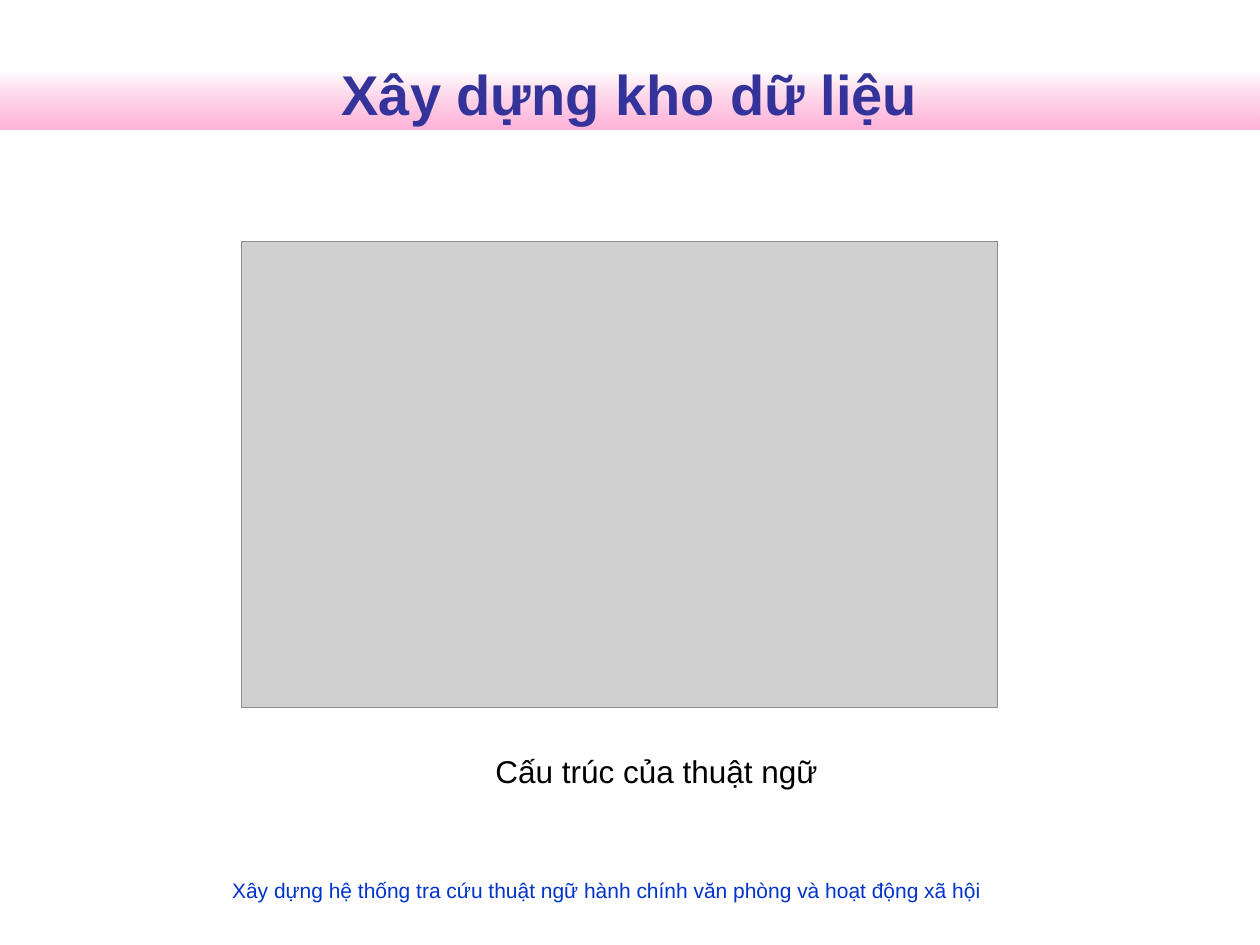
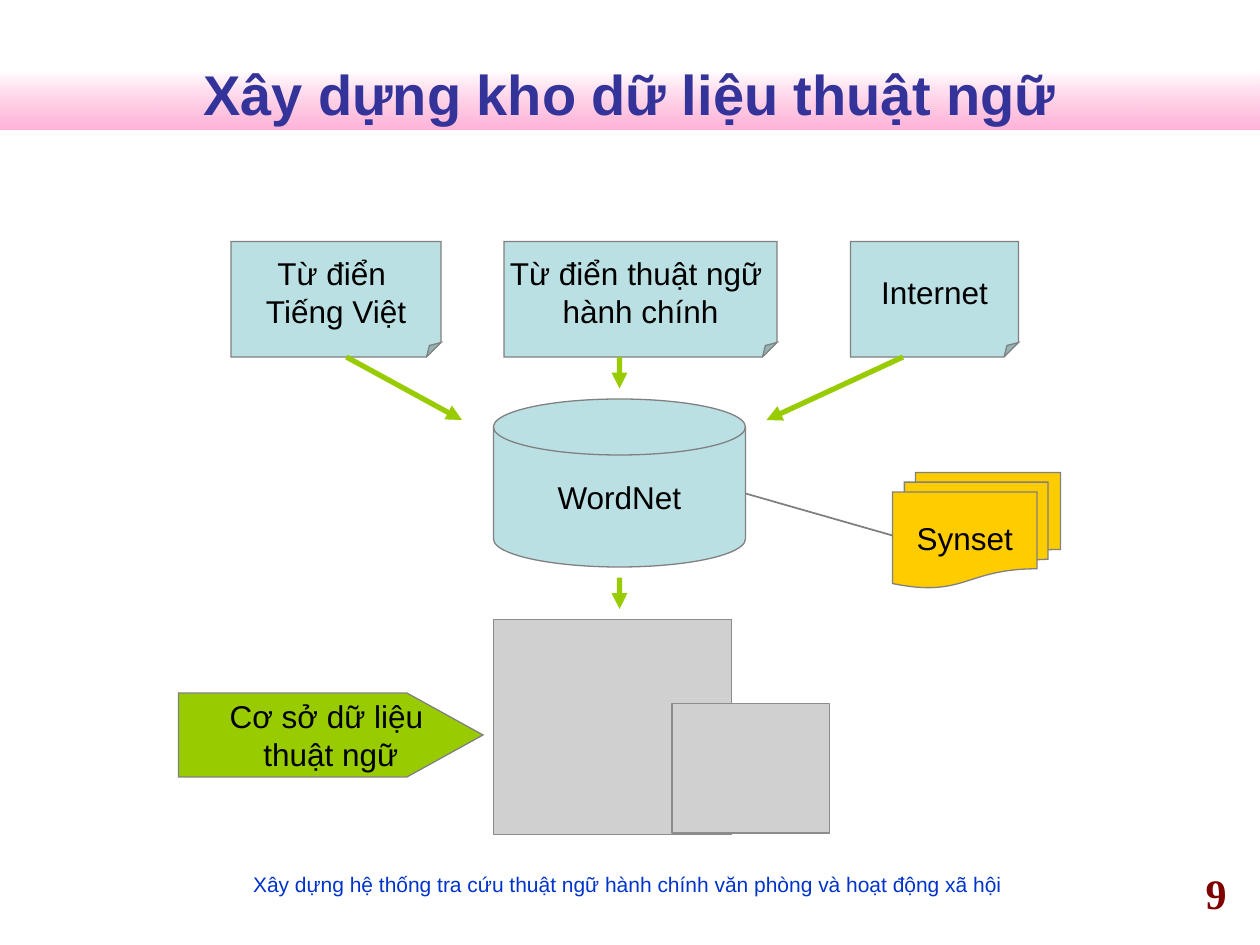
Before and after one commit to nguyentk90/tra-cuu-thuat-ngu-hanh-chinh, a slide deck: slide 9 of Documents/slideN2013.ppt (slide 8 before the commit). Drawn at 1260x945 pixels with LibreOffice and Linux fonts; fonts in the diff are those of the drawing; grey boxes stand for pictures; background and template pictures are left out. Boxes give left, top, right and bottom in pixels: in the first picture for what was removed or moved away, otherwise in the second. Text is boxed around its words. In the diff, an @@ line names an element or a change of style, - is before the commit and + after.

```diff
--- a/Documents/slideN2013.ppt
+++ b/Documents/slideN2013.ppt
@@ title at (203,71,1055,126): text changed @@
-Xây dựng kho dữ liệu
+Xây dựng kho dữ liệu thuật ngữ
@@ folded corner added at (231,242,441,358), fill #BBE0E3, outline #808080 0.74 pt, 18 pt, text #000000 @@
+Từ điển
+Tiếng Việt
@@ folded corner added at (504,242,777,358), fill #BBE0E3, outline #808080 0.74 pt, 18 pt, text #000000 @@
+Từ điển thuật ngữ
+hành chính
@@ folded corner added at (850,242,1018,358), fill #BBE0E3, outline #808080 0.74 pt, 18 pt, text #000000 @@
+Internet
@@ arrow added from (346, 357) to (462, 420), #99CC00 3 pt @@
@@ arrow added from (620, 357) to (620, 388), #99CC00 3 pt @@
@@ arrow added from (903, 357) to (766, 420), #99CC00 3 pt @@
@@ cylinder added at (494,399,746,567), fill #BBE0E3, outline #808080 0.74 pt, 18 pt, text #000000 @@
+WordNet
@@ flow chart multidocument added at (892,472,1060,588), fill #FFCC00, outline #808080 0.74 pt, 18 pt, text #000000 @@
+Synset
@@ line added from (746, 494) to (892, 536), #808080 0.99 pt @@
@@ arrow added from (620, 577) to (620, 609), #99CC00 3 pt @@
@@ picture: place and size @@
-picture at (242,242,998,708)
+picture at (494,620,732,835)
@@ freeform shape added at (179,693,484,777), fill #99CC00, outline #808080 0.74 pt, 18 pt, text #000000 @@
+Cơ sở dữ liệu
+thuật ngữ
@@ picture added at (672,703,829,833) @@
@@ text removed at (495,758,817,789) @@
-Cấu trúc của thuật ngữ
@@ text "Xây dựng hệ thống tra ...": place and size @@
-text "Xây dựng hệ thống tra ..." at (232,882,980,902)
+text "Xây dựng hệ thống tra ..." at (253,876,1001,897)
@@ page number added at (1206,881,1227,910), 24 pt, text #800000, bold @@
+9
```
Also in this commit, not shown: 14 other slides changed, 2 slides added, 3 slides removed, 1 other file.
